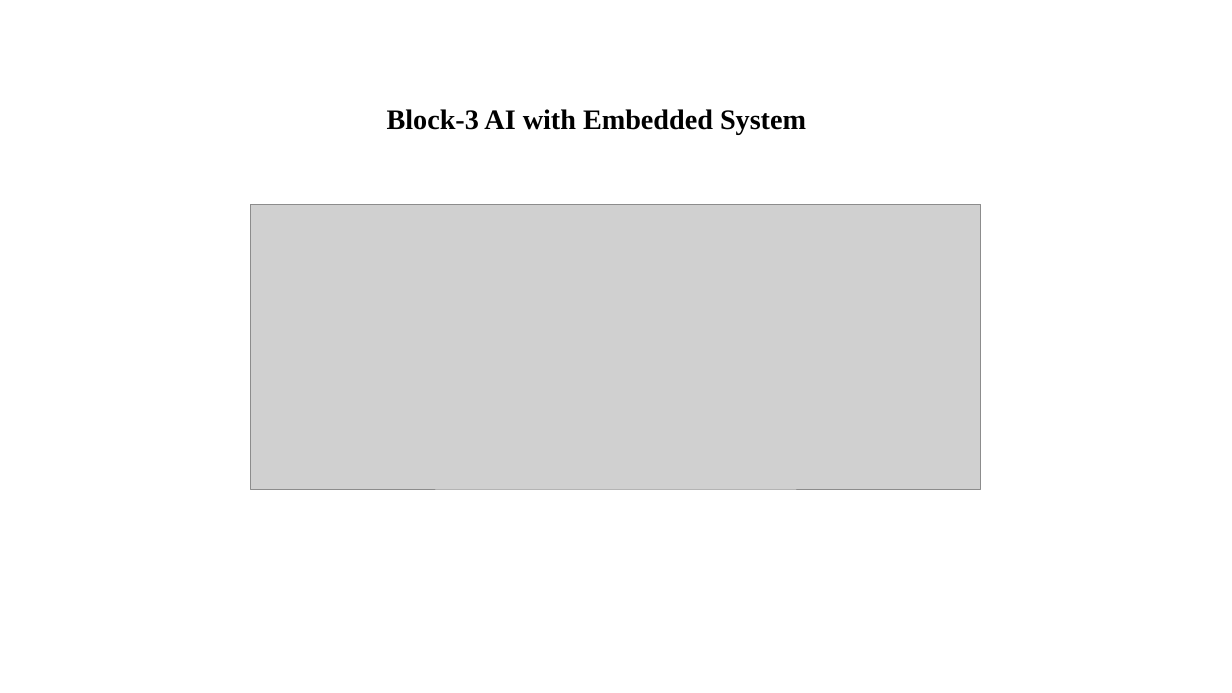
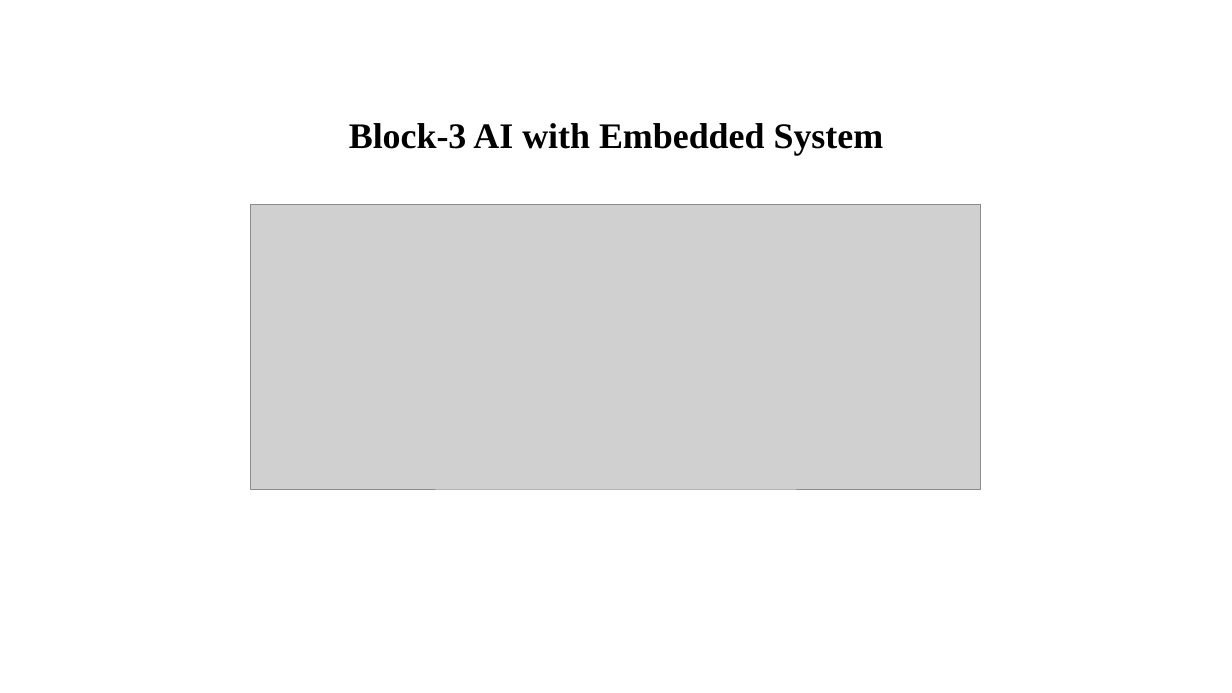
Before and after one commit to kalees64/AI-BASED-LEAF-DISEASE-IDENTIFICATION-AND-CLASSIFICATION-SYSTEM-USING-DEEP-LEARNING, a slide deck: slide 13 of Documents/Leaf.pptx. Drawn at 1232x693 pixels with LibreOffice and Linux fonts; fonts in the diff are those of the drawing; grey boxes stand for pictures. Boxes give left, top, right and bottom in pixels: in the first picture for what was removed or moved away, otherwise in the second. Text is boxed around its words. In the diff, an @@ line names an element or a change of style, - is before the commit and + after.

```diff
--- a/Documents/Leaf.pptx
+++ b/Documents/Leaf.pptx
@@ text "Block-3 AI with Embedded System": place and size @@
-text "Block-3 AI with Embedded System" at [387,109,806,134]
+text "Block-3 AI with Embedded System" at [349,123,884,155]
@@ text "Block-3 AI with Embedded System" at [349,123,884,155]: size 22 to 28 pt; alignment left to centre @@
```
Also in this commit, not shown: 2 slides added, 2 slides removed.
